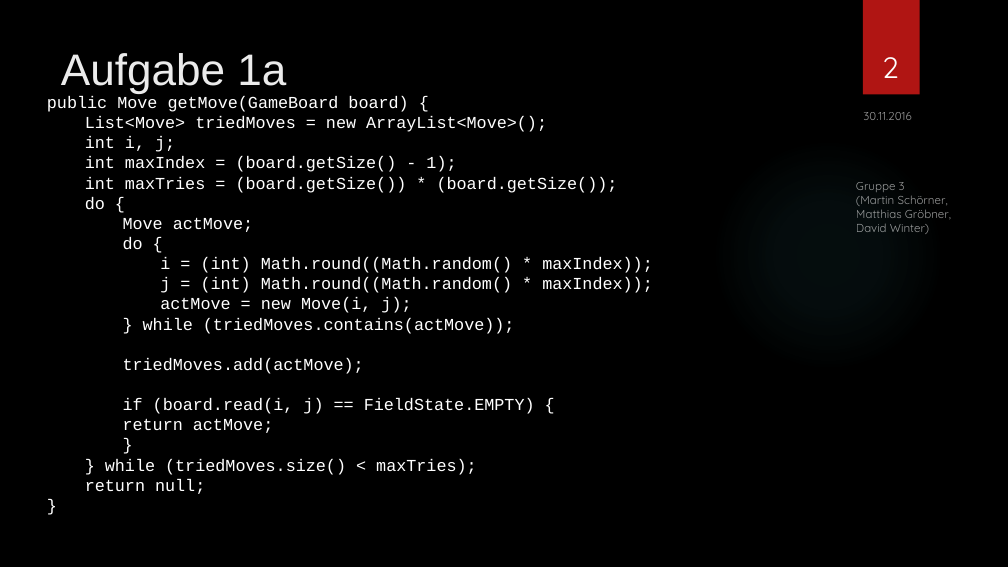
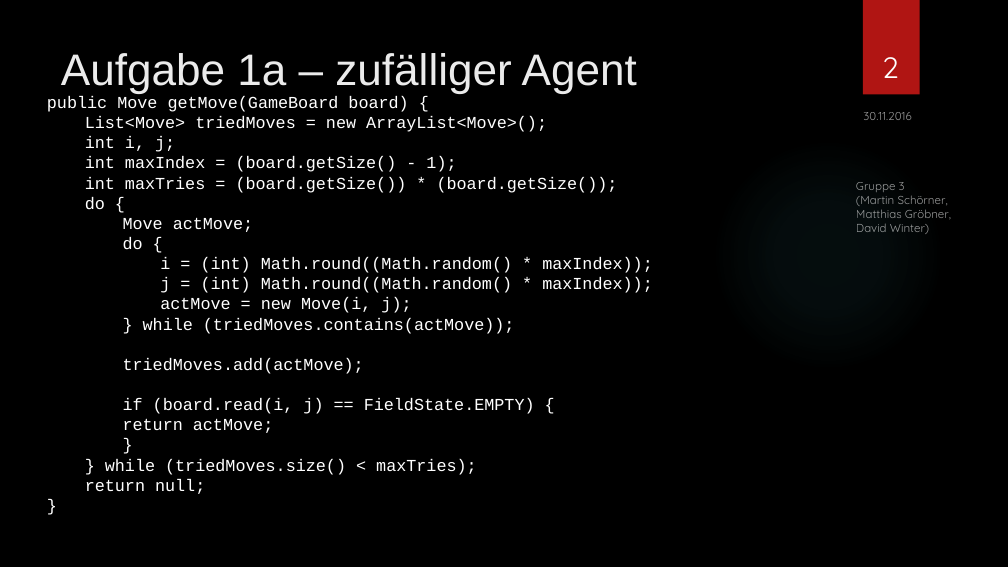
Before and after one commit to SOAS-Uni-Augsburg/ws16-17-group-03, a slide deck: slide 2 of Blatt-06/Präsentation.pptx. Drawn at 1008x567 pixels with LibreOffice and Linux fonts; fonts in the diff are those of the drawing; background and template pictures are left out. Boxes give left, top, right and bottom in pixels: in the first picture for what was removed or moved away, otherwise in the second. Text is boxed around its words. In the diff, an @@ line names an element or a change of style, - is before the commit and + after.

```diff
--- a/Blatt-06/Präsentation.pptx
+++ b/Blatt-06/Präsentation.pptx
@@ title at <box>61,53,637,93</box>: text changed @@
-Aufgabe 1a
+Aufgabe 1a – zufälliger Agent
```
Also in this commit, not shown: 8 other slides changed, 1 slide added, 1 slide removed.
